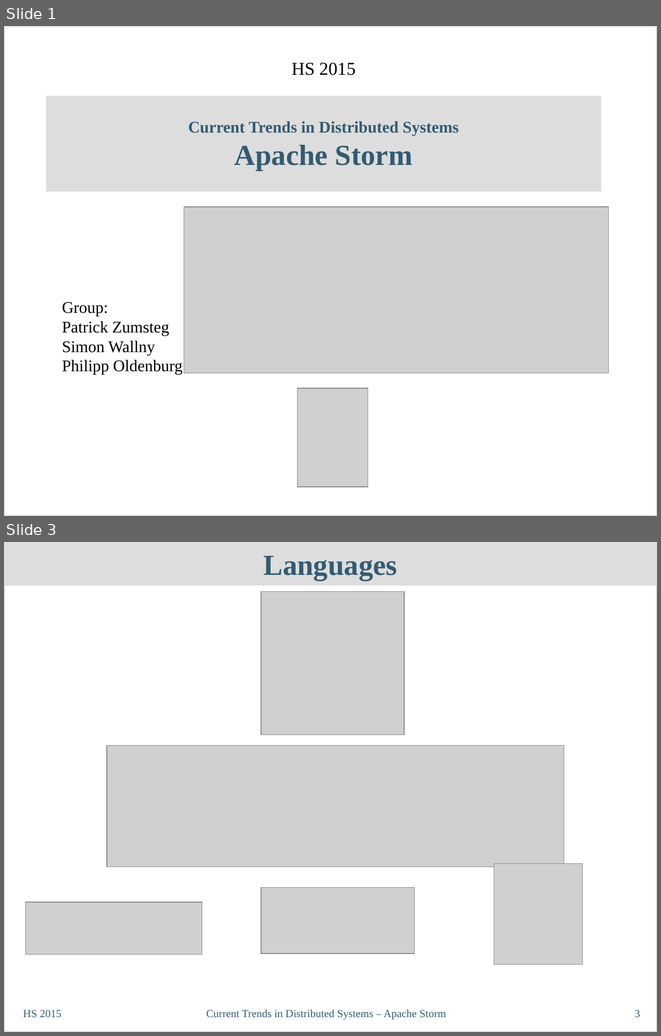
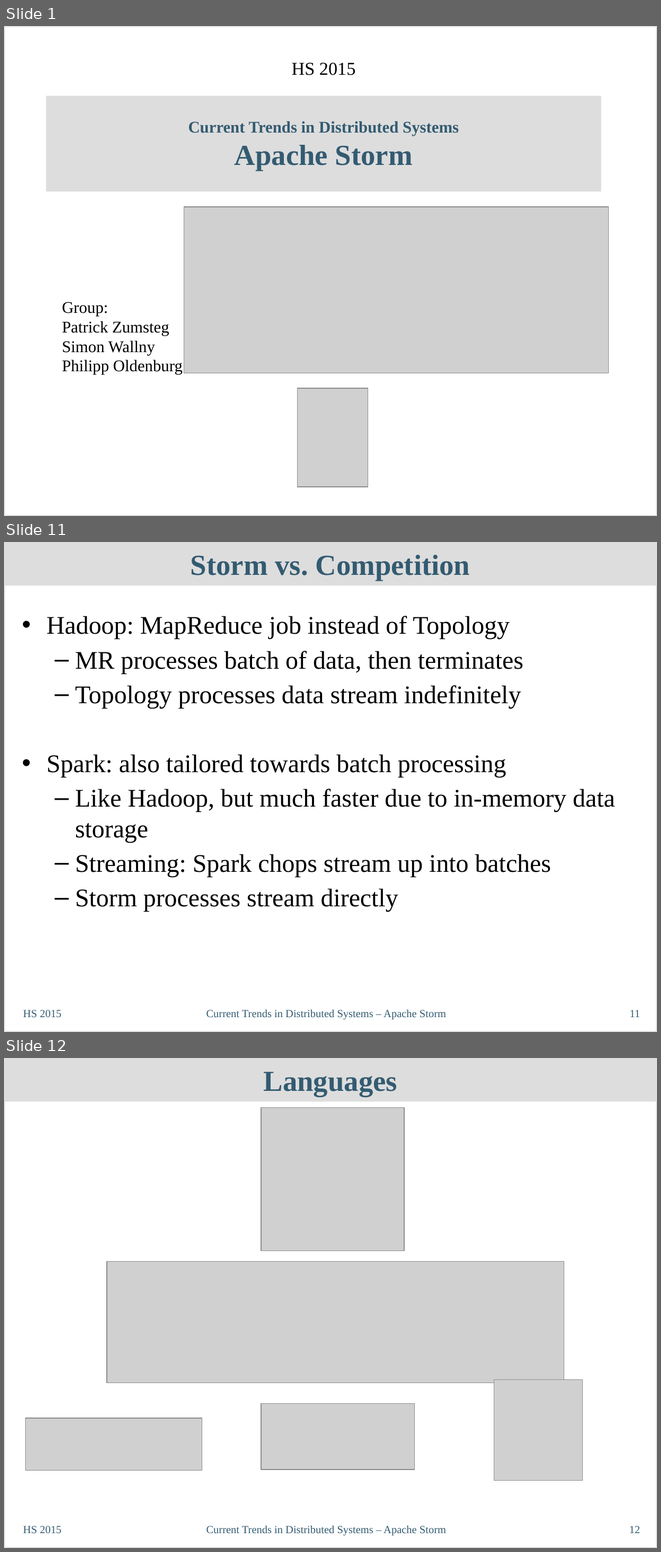
Before and after one commit to philipp-oldenburg/ctds-storm, a slide deck: Storm-Referat/CT-Präsentation - Final.odp. Shown one above the other, each under a label of ours: slides 1 and 3 before the commit, slides 1, 11 and 12 after it; the slides between them are not shown. The pictures are 661x1036 and 661x1552 pixels, drawn with LibreOffice and Linux fonts; fonts in the diff are those of the drawing; grey boxes stand for pictures. Boxes give left, top, right and bottom in pixels: in the first picture for what was removed or moved away, otherwise in the second. Text is boxed around its words. In the diff, an @@ line names an element or a change of style, - is before the commit and + after.

```diff
--- a/Storm-Referat/CT-Präsentation - Final.odp
+++ b/Storm-Referat/CT-Präsentation - Final.odp
@@ slide 11 added at (4, 542, 657, 1032), background #FFFFFF; not listed: 1 template element that a slide beside it also shows @@
@@ title added at (4, 542, 657, 586), fill #DDDDDD, 32 pt, text #335B71, bold @@
+Storm vs. Competition
@@ text added at (46, 616, 615, 911), 28 pt, text #000000 @@
+• Hadoop: MapReduce job instead of Topology
+  – MR processes batch of data, then terminates
+  – Topology processes data stream indefinitely
+• Spark: also tailored towards batch processing
+  – Like Hadoop, but much faster due to in-memory data storage
+  – Streaming: Spark chops stream up into batches
+  – Storm processes stream directly
@@ text added at (23, 1009, 62, 1017), 12 pt, text #335B71 @@
+HS 2015
@@ text added at (206, 1009, 446, 1020), 12 pt, text #335B71 @@
+Current Trends in Distributed Systems – Apache Storm
@@ page number added at (629, 1009, 640, 1017), 12 pt, text #335B71 @@
+11
@@ what was slide 3 is now slide 12 @@
@@ page number at (629, 1525, 640, 1533): text changed @@
-3
+12
```
Also in this commit, not shown: 2 slides changed, 8 other slides added.
